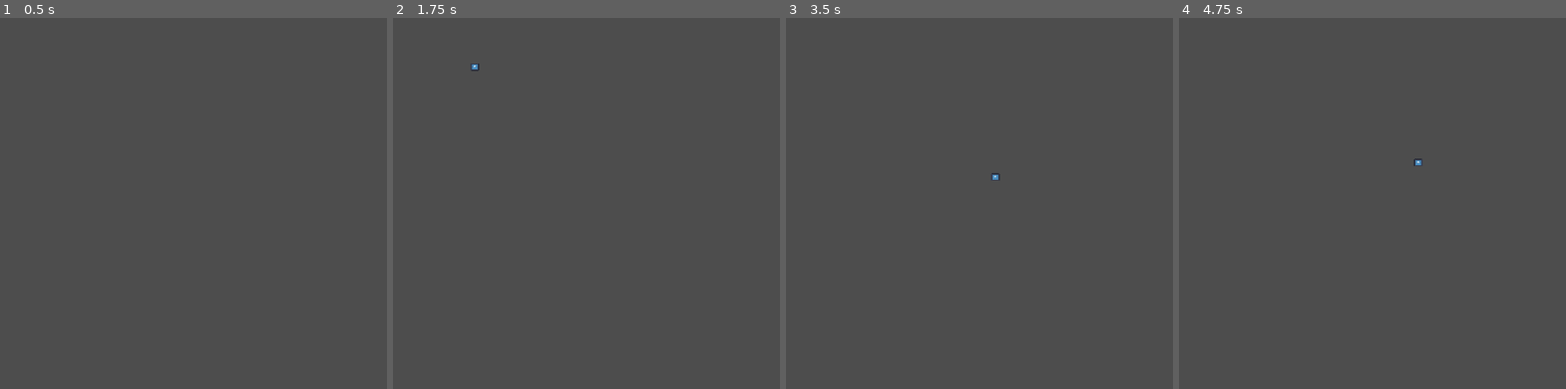
Above: before the commit, frames 1-4 (left to right).
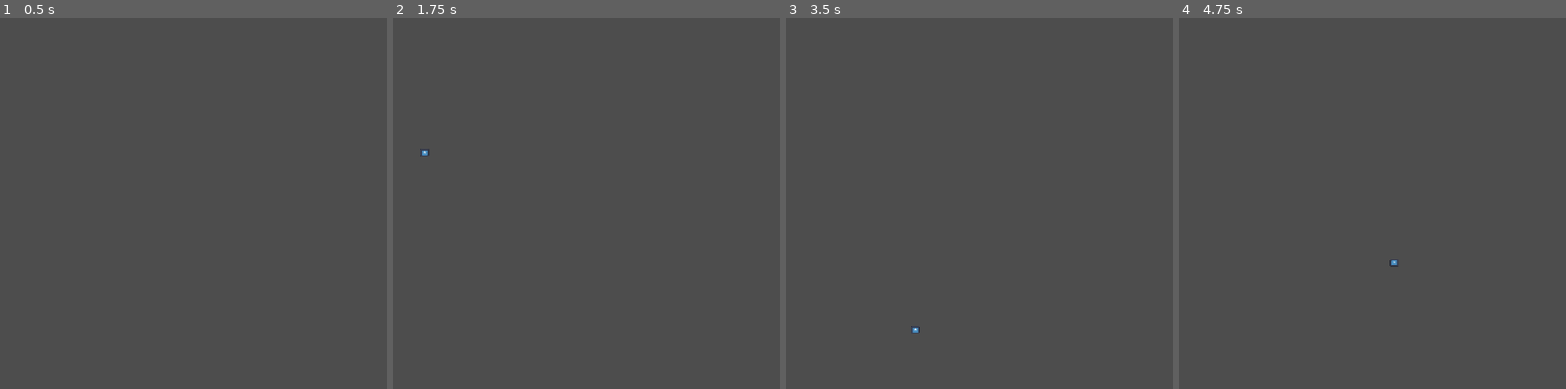
Above: after the commit, the same moments.

Repository: KKrash/TXGJ2024-Summer-
Game: Godot game, scene res://Assets/MainScene.tscn
Two runs of this game, one before a commit and one after it. Both use one fixed random seed, a clock stepped at 60 frames per second and the inputs below. This scene is started directly instead of the project's main scene. The engine's default icon, where the game draws it, is replaced by a stand-in: a white triangle on a blue panel in a dark square.
Inputs (mouse positions are in pixels of both pictures, inside the frame that each line leads up to):
- Up to frame 1 (0.5 s): no input
- Up to frame 2 (1.75 s): tap Enter at 0.5 s; move the mouse to (outside the picture) at 0.52 s; hold D (right) from 0.53 s (still down); click (outside the picture) at 0.6 s; tap W (up) at 0.77, 1.52 s; right-click (outside the picture) at 0.8 s; tap Space at 1.25 s; move the mouse to (559, 214) at 1.27 s; right-click (559, 214) at 1.35 s; click (559, 214) at 1.55 s
- Up to frame 3 (3.5 s): tap Enter at 2 s; move the mouse to (outside the picture) at 2.02 s; release D (right) at 2.03 s; hold A (left) 2.03-2.78 s; click (outside the picture) at 2.1 s; right-click (outside the picture) at 2.3 s; move the mouse to (1068, 273) at 2.77 s; hold D (right) from 2.78 s (still down); right-click (1068, 273) at 2.85 s; tap W (up) at 3.02 s; click (1068, 273) at 3.05 s
- Up to frame 4 (4.75 s): tap Space at 3.5 s; move the mouse to (outside the picture) at 3.52 s; click (outside the picture) at 3.6 s; tap W (up) at 3.77, 4.52 s; right-click (outside the picture) at 3.8 s; tap Enter at 4.25 s; move the mouse to (1268, 136) at 4.27 s; release D (right) at 4.28 s; hold A (left) from 4.28 s (still down); right-click (1268, 136) at 4.35 s; click (1268, 136) at 4.55 s

Frame 1 is identical in both runs. In frame 2, less than 0.1% of the frame differs, in the area x 7-23%, y 12-38%; in frame 3, less than 0.1%; in frame 4, less than 0.1%.

Commit message:
Explosion stuff

Diff:
--- /dev/null
+++ b/LilGuyShooter/Assets/MainGame.tscn
@@ -0,0 +1,21 @@
+[gd_scene load_steps=3 format=3 uid="uid://c4yk7wihbijxr"]
+
+[ext_resource type="PackedScene" uid="uid://bngy5crnj0bf8" path="res://Assets/Players/GuyandShip.tscn" id="1_hsins"]
+
+[sub_resource type="WorldBoundaryShape2D" id="WorldBoundaryShape2D_o6pjb"]
+
+[node name="MainGame" type="Node2D"]
+
+[node name="Camera2D" type="Camera2D" parent="."]
+zoom = Vector2(4, 4)
+
+[node name="StaticBody2D" type="StaticBody2D" parent="."]
+collision_layer = 6
+collision_mask = 6
+
+[node name="CollisionShape2D" type="CollisionShape2D" parent="StaticBody2D"]
+position = Vector2(-3, 39)
+shape = SubResource("WorldBoundaryShape2D_o6pjb")
+
+[node name="GuyandShip" parent="." instance=ExtResource("1_hsins")]
+position = Vector2(-7, 1)
--- /dev/null
+++ b/LilGuyShooter/Assets/Misc/Projectiles/Explosion.tscn
@@ -0,0 +1,49 @@
+[gd_scene load_steps=7 format=3 uid="uid://bpu1wl86m75m0"]
+
+[ext_resource type="Script" path="res://Scripts/Explosion.gd" id="1_t8fpi"]
+[ext_resource type="Texture2D" path="res://Sprites/gamejam-art.png" id="2_cy6mh"]
+
+[sub_resource type="CircleShape2D" id="CircleShape2D_a2x87"]
+radius = 20.025
+
+[sub_resource type="AtlasTexture" id="AtlasTexture_5gire"]
+atlas = ExtResource("2_cy6mh")
+region = Rect2(35, 270, 47, 47)
+
+[sub_resource type="AtlasTexture" id="AtlasTexture_dqaqb"]
+atlas = ExtResource("2_cy6mh")
+region = Rect2(82, 270, 47, 47)
+
+[sub_resource type="SpriteFrames" id="SpriteFrames_a5gop"]
+animations = [{
+"frames": [{
+"duration": 1.0,
+"texture": SubResource("AtlasTexture_5gire")
+}, {
+"duration": 1.0,
+"texture": SubResource("AtlasTexture_dqaqb")
+}, {
+"duration": 1.0,
+"texture": SubResource("AtlasTexture_5gire")
+}, {
+"duration": 1.0,
+"texture": SubResource("AtlasTexture_dqaqb")
+}],
+"loop": true,
+"name": &"default",
+"speed": 9.0
+}]
+
+[node name="Explosion" type="Area2D"]
+scale = Vector2(0.5, 0.5)
+script = ExtResource("1_t8fpi")
+
+[node name="CollisionShape2D" type="CollisionShape2D" parent="."]
+position = Vector2(-1, 1)
+shape = SubResource("CircleShape2D_a2x87")
+
+[node name="AnimatedSprite2D" type="AnimatedSprite2D" parent="."]
+sprite_frames = SubResource("SpriteFrames_a5gop")
+frame_progress = 0.745492
+
+[connection signal="body_entered" from="." to="." method="_on_body_entered"]
--- a/LilGuyShooter/Assets/Misc/Projectiles/LaserBlast.tscn
+++ b/LilGuyShooter/Assets/Misc/Projectiles/LaserBlast.tscn
@@ -1,29 +1,29 @@
-[gd_scene load_steps=5 format=3 uid="uid://drxde67s6h5gg"]
+[gd_scene load_steps=5 format=3 uid="uid://dl4ayutvgw7nw"]
 
-[ext_resource type="Script" path="res://Assets/Misc/Projectiles/LaserBlast.gd" id="1_dy72c"]
 [ext_resource type="Texture2D" uid="uid://cq63i8c054hqw" path="res://icon.svg" id="1_htmna"]
+[ext_resource type="Script" path="res://Scripts/LaserBlast.gd" id="1_wwkaj"]
 [ext_resource type="Script" path="res://Scripts/CollisionBomb.gd" id="3_c5i7s"]
 
 [sub_resource type="RectangleShape2D" id="RectangleShape2D_bh355"]
-size = Vector2(36.51, 9)
+size = Vector2(20, 9)
 
 [node name="LaserBlast" type="RigidBody2D"]
 collision_layer = 6
 collision_mask = 6
-script = ExtResource("1_dy72c")
+script = ExtResource("1_wwkaj")
 
 [node name="Icon" type="Sprite2D" parent="."]
 scale = Vector2(-0.0830604, 0.070354)
 texture = ExtResource("1_htmna")
 
 [node name="CollisionShape2D" type="CollisionShape2D" parent="."]
-position = Vector2(1.19209e-07, -5.96046e-08)
+position = Vector2(0, -5.96046e-08)
 rotation = -3.14159
 scale = Vector2(0.273898, -0.982515)
 shape = SubResource("RectangleShape2D_bh355")
 
 [node name="Area2D" type="Area2D" parent="."]
-scale = Vector2(1.09495, 1.06329)
+scale = Vector2(1.90182, -1.01858)
 script = ExtResource("3_c5i7s")
 
 [node name="CollisionShape2D" type="CollisionShape2D" parent="Area2D"]
--- a/LilGuyShooter/Scripts/CollisionBomb.gd
+++ b/LilGuyShooter/Scripts/CollisionBomb.gd
@@ -1,8 +1,18 @@
 extends Area2D
+var explosionScene : PackedScene = preload("res://Assets/Misc/Projectiles/Explosion.tscn")
 func _physics_process(delta):
 	pass
 
 func _on_body_entered(body):
-	print("hit")
 	var x = get_parent()
+	var p = x.position
+	print(p)
+	if explosionScene != null:
+		var explosion = explosionScene.instantiate()
+		if explosion != null:
+			# Set the position of the explosion
+			explosion.position = p
+
+			# Add the explosion to the scene
+			get_tree().root.add_child(explosion)
 	x.queue_free()
--- a/LilGuyShooter/Assets/Misc/Projectiles/LaserBlast.gd
+++ b/LilGuyShooter/Scripts/Explosion.gd
@@ -1,11 +1,14 @@
-extends RigidBody2D
+extends Area2D
 var callable = Callable(self, "_on_BodyEntered")
+@onready var animation: AnimatedSprite2D = $AnimatedSprite2D
+
 func _ready():
+
 	connect("body_entered",callable)
-
+func _process(delta):
+	animation.play()
+	if(animation.frame == 3):
+		queue_free()
 func _on_BodyEntered(body):
 	# Check if the colliding body should trigger removal
-	queue_free()  # Remove the RigidBody2D from the scene
-func _on_body_entered(body):
-	print("hi")
-	pass # Replace with function body.
+	pass
--- /dev/null
+++ b/LilGuyShooter/Scripts/LaserBlast.gd
@@ -0,0 +1,15 @@
+extends RigidBody2D
+var callable = Callable(self, "_on_BodyEntered")
+var explosionScene : PackedScene = preload("res://Assets/Misc/Projectiles/Explosion.tscn")
+func _ready():
+	connect("body_entered",callable)
+
+func _on_BodyEntered(body):
+	# Check if the colliding body should trigger removal
+
+	queue_free()  # Remove the RigidBody2D from the scene
+
+
+func _on_body_entered(body):
+
+	pass # Replace with function body.
--- a/LilGuyShooter/Scripts/Ship.gd
+++ b/LilGuyShooter/Scripts/Ship.gd
@@ -2,10 +2,25 @@
 const SPEED = 100
 var projectileScene : PackedScene = preload("res://Assets/Misc/Projectiles/LaserBlast.tscn")
 var shootForce : float = 150.0
+var cooldown_time = 0.5  # Cooldown time in seconds
+var last_attack_time = 0  # Time of the last attack
+var can_attack = true
 var gravity : float = 500.0
 func _physics_process(delta):
+	if last_attack_time == 0 and !can_attack:
+		can_attack = true
+	elif last_attack_time > 0:
+		can_attack = false
+		last_attack_time += delta
+		last_attack_time = clamp (last_attack_time, 0, cooldown_time)
+		if last_attack_time == cooldown_time:
+			last_attack_time = 0
+	else:
+		pass
 	if Input.is_action_just_pressed("shoot"):
 		shoot()
+	if Input.is_action_just_pressed("shoot2"):
+		shoot2()
 	var vel: Vector2 =  (get_global_mouse_position()-global_position)
 	if(vel.length()>1):
 		vel = vel.normalized()*SPEED
@@ -18,17 +33,36 @@
 
 func shoot():
 	var targetPosition = position+Vector2(25,0)
+	if can_attack:
+		last_attack_time = 0.001
+		if projectileScene != null:
+			var projectileInstance: RigidBody2D = projectileScene.instantiate()
 
-	if projectileScene != null:
-		var projectileInstance: RigidBody2D = projectileScene.instantiate()
+			if projectileInstance != null:
+				# Add the projectile to the scene
+				get_parent().add_child(projectileInstance)
+				projectileInstance.position = targetPosition
 
-		if projectileInstance != null:
-			# Add the projectile to the scene
-			get_parent().add_child(projectileInstance)
-			projectileInstance.position = targetPosition
+				# Calculate direction and initial velocity
+				var direction = Vector2(1,0)
+				var initialVelocity = direction * shootForce
+				projectileInstance.linear_velocity = initialVelocity
 
-			# Calculate direction and initial velocity
-			var direction = Vector2(1,0)
-			var initialVelocity = direction * shootForce
-			projectileInstance.linear_velocity = initialVelocity
- # Connect collision signal
+		 # Connect collision signal
+
+func shoot2():
+	var targetPosition = position+Vector2(0,15)
+	if can_attack:
+		last_attack_time = 0.001
+		if projectileScene != null:
+			var projectileInstance: RigidBody2D = projectileScene.instantiate()
+
+			if projectileInstance != null:
+				# Add the projectile to the scene
+				get_parent().add_child(projectileInstance)
+				projectileInstance.position = targetPosition
+
+				# Calculate direction and initial velocity
+				var direction = Vector2(0,1)
+				var initialVelocity = direction * shootForce
+				projectileInstance.linear_velocity = initialVelocity
--- a/LilGuyShooter/project.godot
+++ b/LilGuyShooter/project.godot
@@ -55,8 +55,14 @@
 "events": [Object(InputEventMouseButton,"resource_local_to_scene":false,"resource_name":"","device":-1,"window_id":0,"a …(253 unchanged characters)…
 ]
 }
+shoot2={
+"deadzone": 0.5,
+"events": [Object(InputEventMouseButton,"resource_local_to_scene":false,"resource_name":"","device":-1,"window_id":0,"alt_pressed":false,"shift_pressed":false,"ctrl_pressed":false,"meta_pressed":false,"button_mask":0,"position":Vector2(0, 0),"global_position":Vector2(0, 0),"factor":1.0,"button_index":2,"canceled":false,"pressed":false,"double_click":false,"script":null)
+]
+}
 
 [rendering]
 
+textures/canvas_textures/default_texture_filter=0
 textures/size/viewport_height=320
 textures/size/viewport_width=640
Not shown, added: LilGuyShooter/Sprites/frog-jump-anim.png.import
Binary file added: LilGuyShooter/Sprites/gamejam-art.png
Not shown, added: LilGuyShooter/Sprites/gamejam-art.png.import
Not shown, added: LilGuyShooter/Assets/Mai2C36.tmp
Not shown, added: LilGuyShooter/Assets/Players/Shi8FF0.tmp
